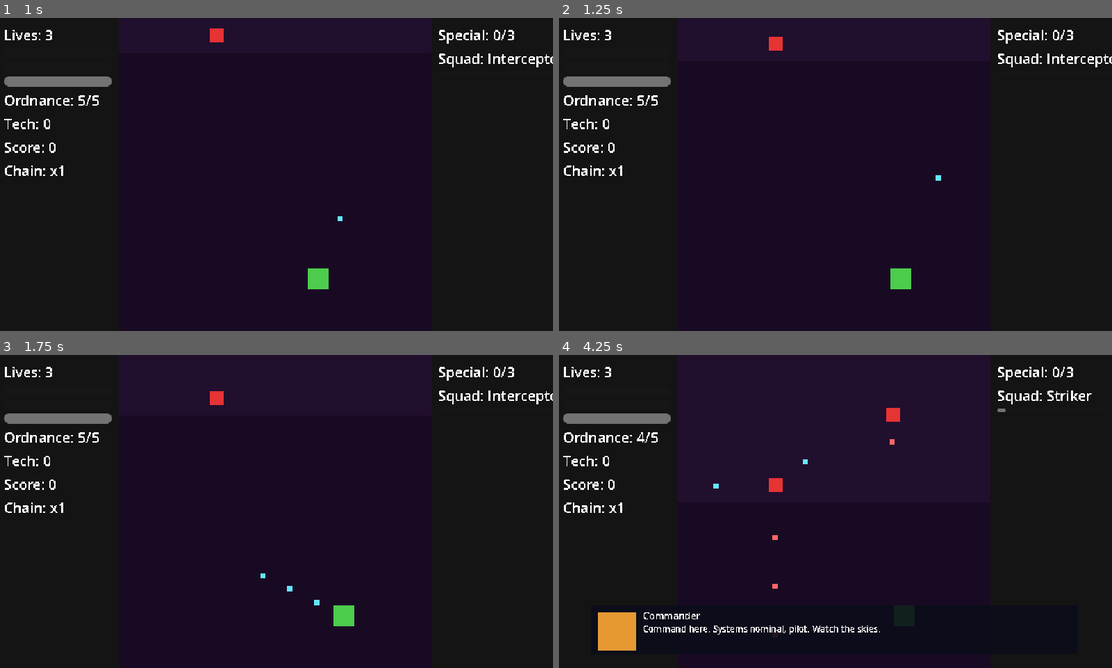
Above: before the commit, frames 1-4 (two rows, left to right).
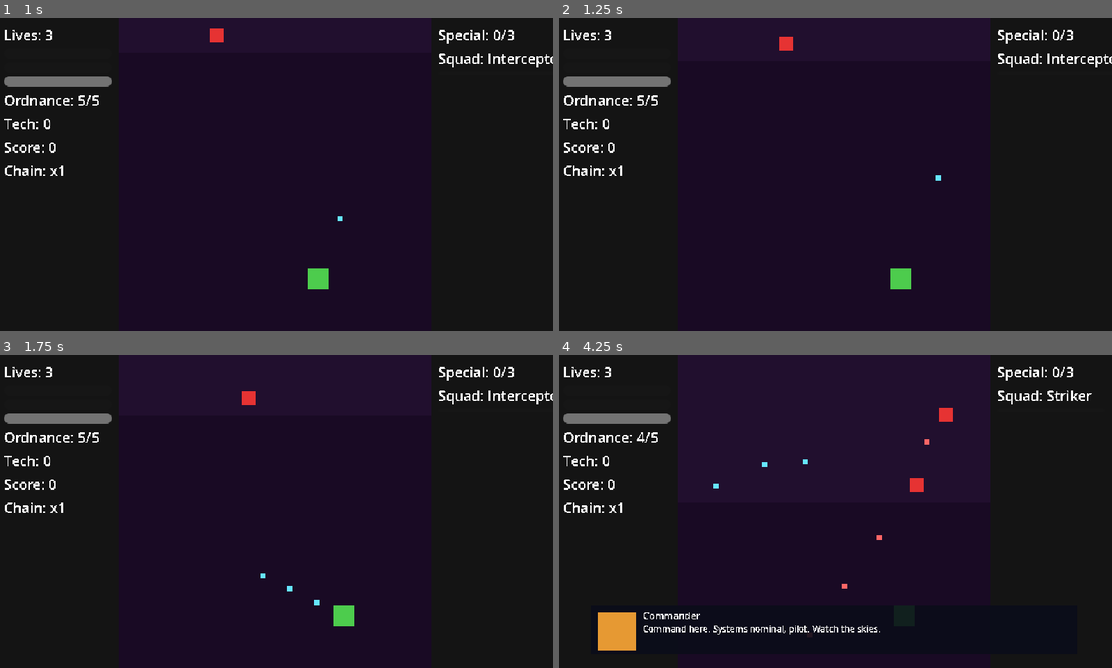
Above: after the commit, the same moments.

Repository: Funfetsunk/terra-intercept
Game: Godot game, scene res://scenes/levels/test_range.tscn
Two runs of this game, one before a commit and one after it. Both use one fixed random seed, a clock stepped at 60 frames per second and the inputs below. This scene is started directly instead of the project's main scene.
Inputs (mouse positions are in pixels of both pictures, inside the frame that each line leads up to):
- Up to frame 1 (1 s): tap Enter (ui_accept) at 0.5, 0.77 s; move the mouse to (398, 158) at 0.52 s; hold D (p1_move_right) from 0.53 s (still down); click (398, 158) at 0.6 s
- Up to frame 2 (1.25 s): keep holding D (p1_move_right)
- Up to frame 3 (1.75 s): release D (p1_move_right) at 1.25 s; drag from (165, 527) to (342, 614) at 1.27 s
- Up to frame 4 (4.25 s): move the mouse to (890, 442) at 2.02 s; hold D (p1_move_right) 2.03-2.75 s; hold Space (p1_ordnance) 2.03-2.75 s; drag from (807, 574) to (774, 433) at 2.77 s; move the mouse to (1001, 558) at 3.52 s; hold A (p1_move_left) from 3.53 s (still down); tap E (p1_squad_next) at 3.6 s; tap Enter (ui_accept) at 3.77 s

Frame 1 is identical in both runs. In frame 2, 0.2% of the frame differs, in the area x 37-43%, y 6-11%; in frame 3, 0.2%; in frame 4, 0.6%, in the area x 36-81%, y 16-75%.

Commit message:
Drone dives diagonally toward the player until it exits the screen
Picks a horizontal direction once at spawn, biased toward whichever
side the player is on, then holds that direction (no oscillation)
combined with its steady downward fall. Despawns on leaving either
side of the playfield, not just past the bottom. Bullets are
unaffected - still fire straight down per the last tweak.

Co-Authored-By: Claude Sonnet 5 <noreply@anthropic.com>
Claude-Session: https://claude.ai/code/session_01Nh3aPMJzmkSArqwMqRdZHh

Diff:
--- a/scenes/enemies/drone.gd
+++ b/scenes/enemies/drone.gd
@@ -1,6 +1,18 @@
 extends EnemyBase
+
+@export var drift_speed: float = 50.0
+@export var screen_exit_margin: float = 20.0
+
+var _drift_dir: float = 1.0
+
+func _ready() -> void:
+	super._ready()
+	var to_player: Vector2 = _bullets.get_player_position() - global_position
+	_drift_dir = -1.0 if to_player.x < 0.0 else 1.0
 
 func _process_movement(delta: float) -> void:
 	global_position.y += data.move_speed * delta
-	if global_position.y > despawn_y:
+	global_position.x += _drift_dir * drift_speed * delta
+	var bounds: Rect2 = get_node("/root/Playfield").rect
+	if global_position.y > despawn_y or global_position.x < bounds.position.x - screen_exit_margin or global_position.x > bounds.position.x + bounds.size.x + screen_exit_margin:
 		queue_free()
